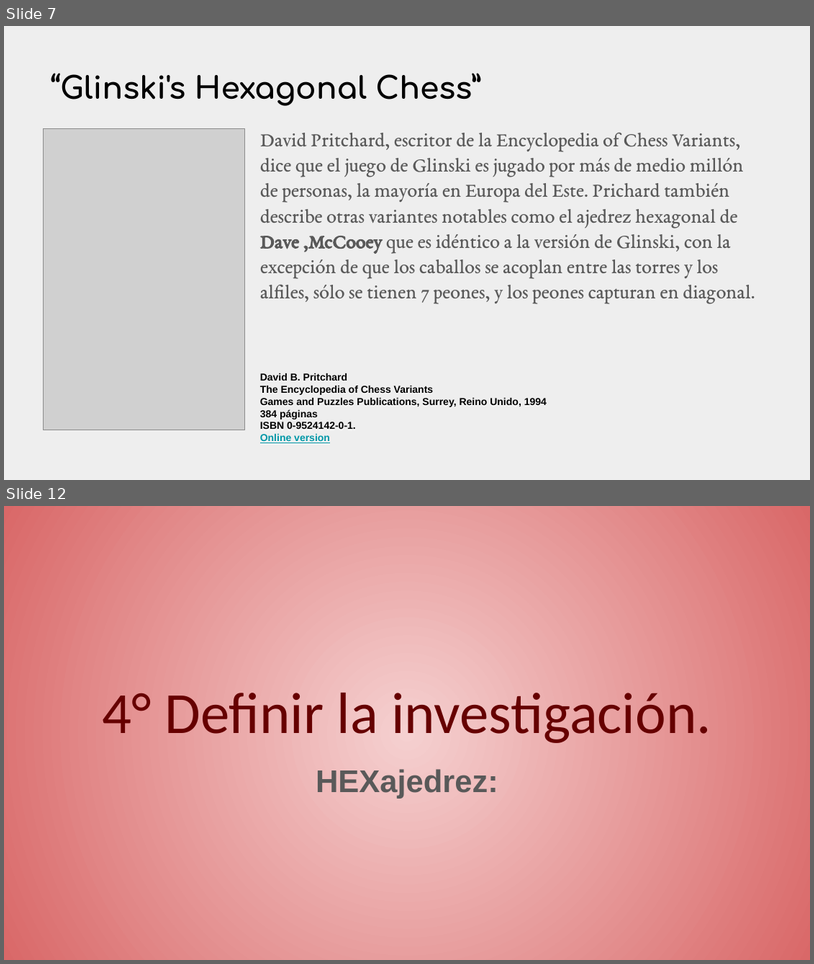
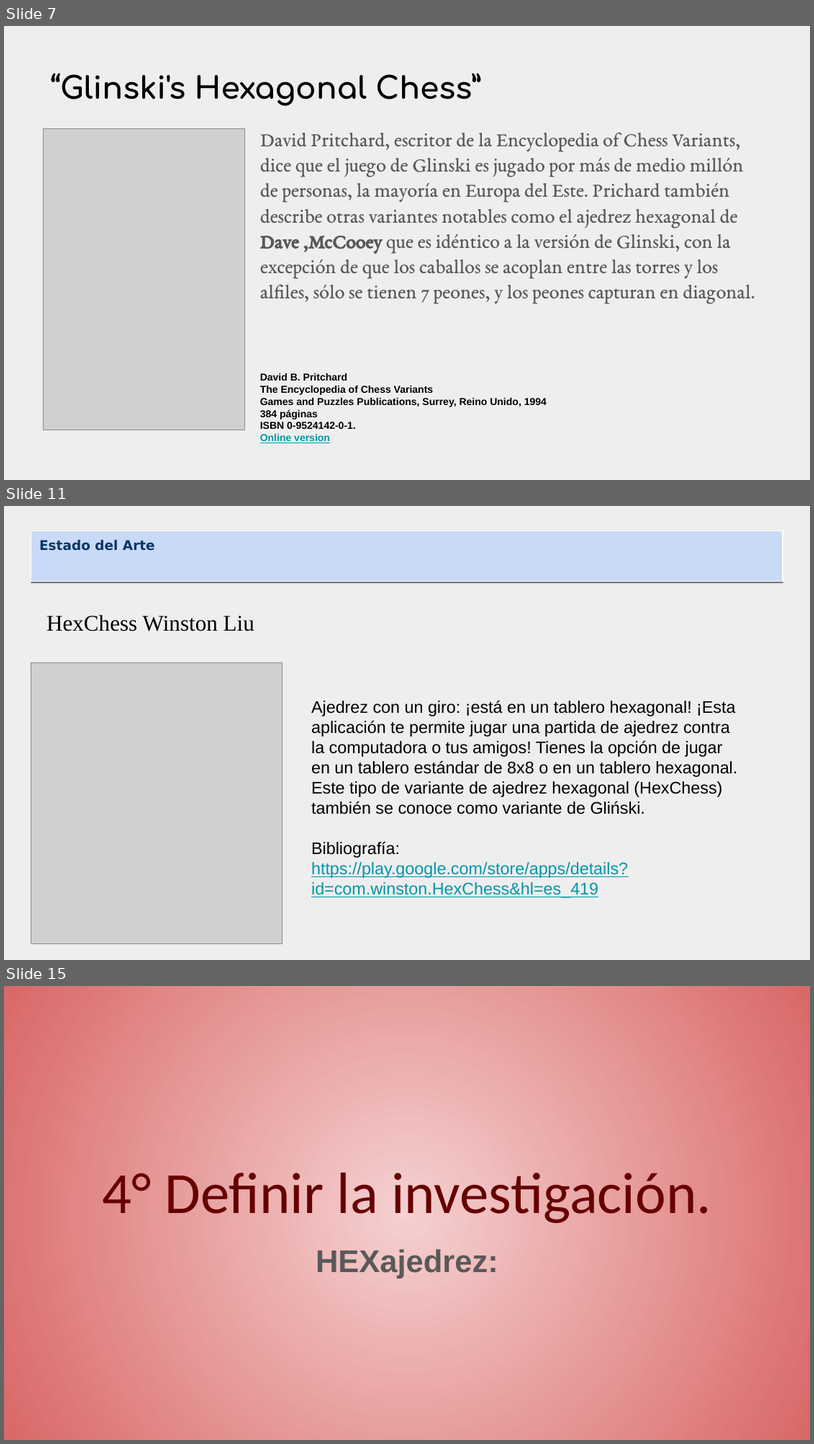
Before and after one commit to raullencinas-frm-utn/Hexajedrez, a slide deck: Hexajedrez - Presentación.odp. Shown one above the other, each under a label of ours: slides 7 and 12 before the commit, slides 7, 11 and 15 after it; the slides between them are not shown. The pictures are 814x964 and 814x1444 pixels, drawn with LibreOffice and Linux fonts; fonts in the diff are those of the drawing; grey boxes stand for pictures. Boxes give left, top, right and bottom in pixels: in the first picture for what was removed or moved away, otherwise in the second. Text is boxed around its words. In the diff, an @@ line names an element or a change of style, - is before the commit and + after.

```diff
--- a/Hexajedrez - Presentación.odp
+++ b/Hexajedrez - Presentación.odp
@@ slide 11 added at (x1=4, y1=506, x2=810, y2=960), background #EEEEEE @@
@@ title added at (x1=31, y1=531, x2=783, y2=582), fill #C9DAF8, outline #FFFFFF 0.74 pt, 11.9 pt, text #073763, bold @@
+Estado del Arte
@@ text added at (x1=46, y1=615, x2=255, y2=631), 20 pt, text #000000 @@
+HexChess Winston Liu
@@ picture added at (x1=31, y1=663, x2=283, y2=944) @@
@@ text added at (x1=311, y1=700, x2=738, y2=898), 15 pt, text #000000 @@
+Ajedrez con un giro: ¡está en un tablero hexagonal! ¡Esta aplicación te permite jugar una partida de ajedrez contra la computadora o tus amigos! Tienes la opción de jugar en un tablero estándar de 8x8 o en un tablero hexagonal. Este tipo de variante de ajedrez hexagonal (HexChess) también se conoce como variante de Gliński.
+Bibliografía:
+https://play.google.com/store/apps/details?id=com.winston.HexChess&hl=es_419
@@ what was slide 12 is now slide 15 @@
```
Also in this commit, not shown: 6 slides changed, 10 other slides added, 2 slides removed, 1 other file.
